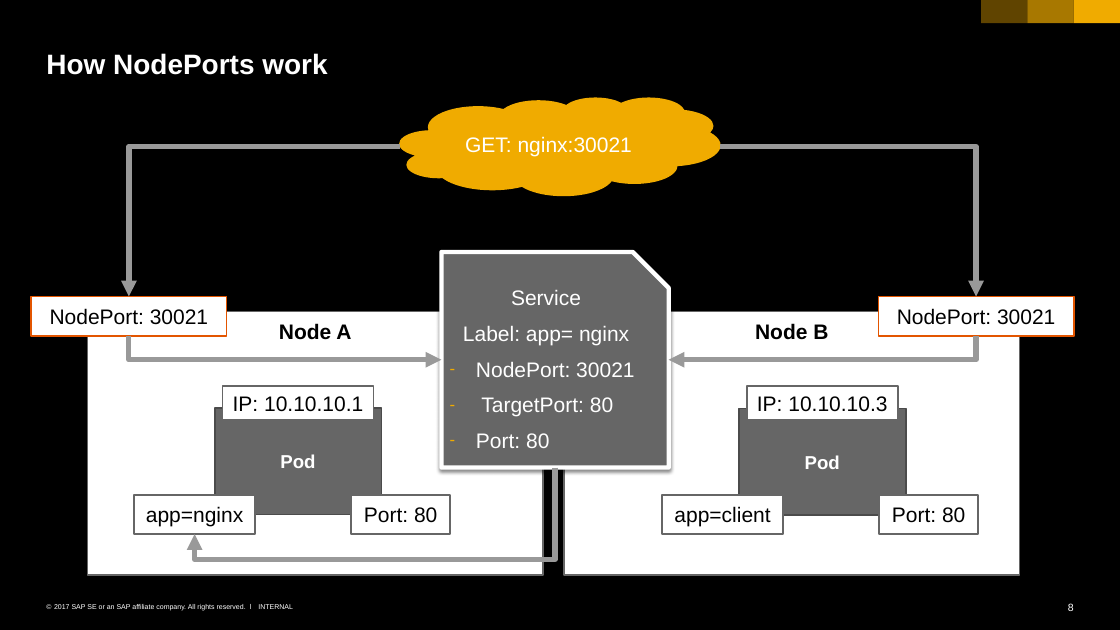
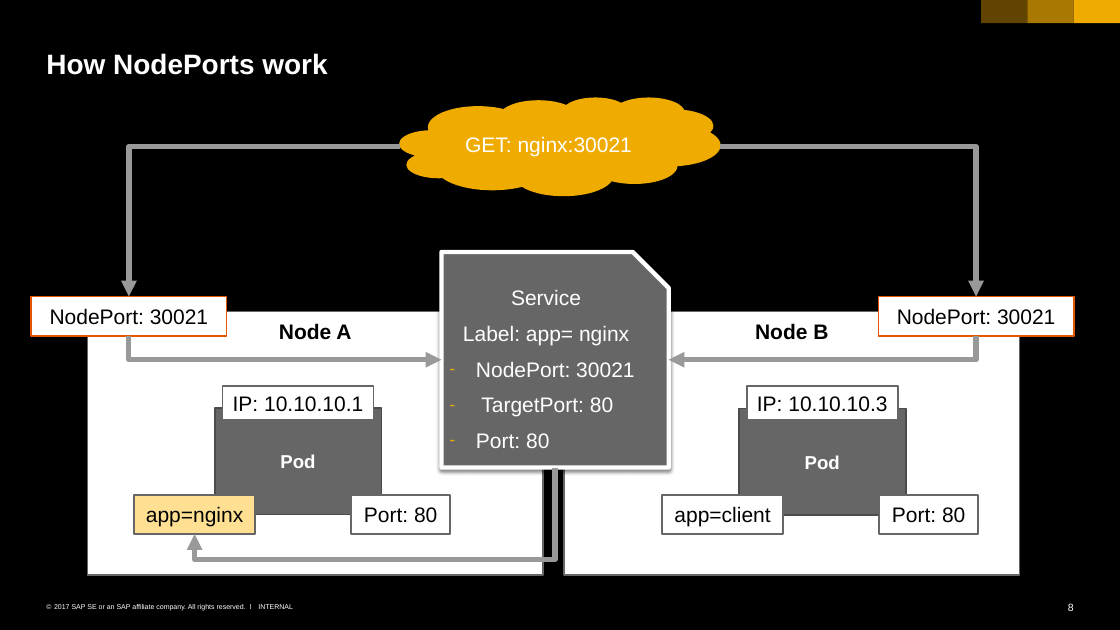
Before and after one commit to cuijiyao01/docker-k8s-training, a slide deck: slide 8 of kubernetes/04_networking_services.pptx. Drawn at 1120x630 pixels with LibreOffice and Linux fonts; fonts in the diff are those of the drawing. Boxes give left, top, right and bottom in pixels: in the first picture for what was removed or moved away, otherwise in the second. Text is boxed around its words. In the diff, an @@ line names an element or a change of style, - is before the commit and + after.

```diff
--- a/kubernetes/04_networking_services.pptx
+++ b/kubernetes/04_networking_services.pptx
@@ rectangle "app=nginx" at box(134, 495, 255, 534): fill #FFFFFF to #FFE093 @@
```
Also in this commit, not shown: 2 other files.
